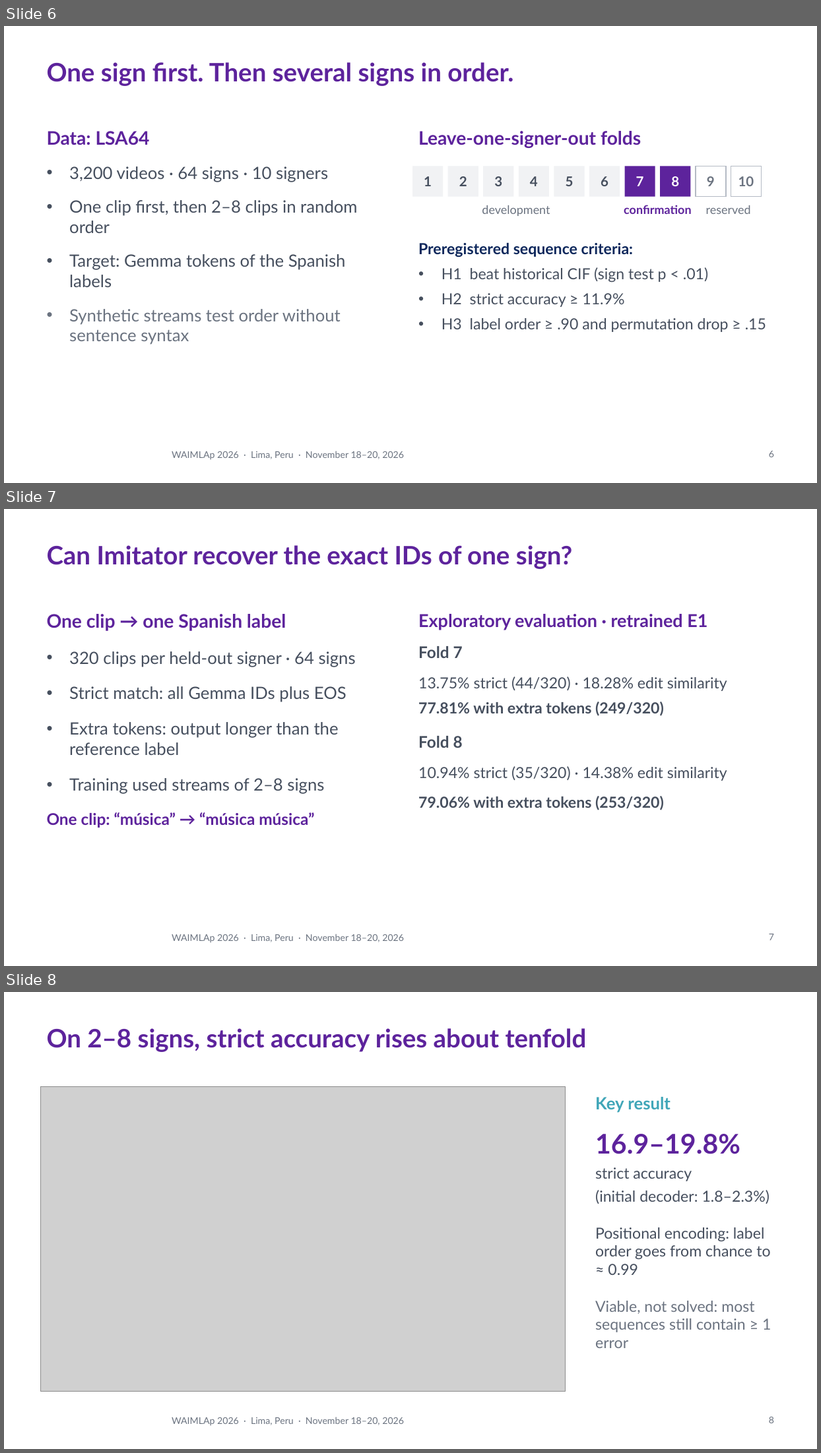
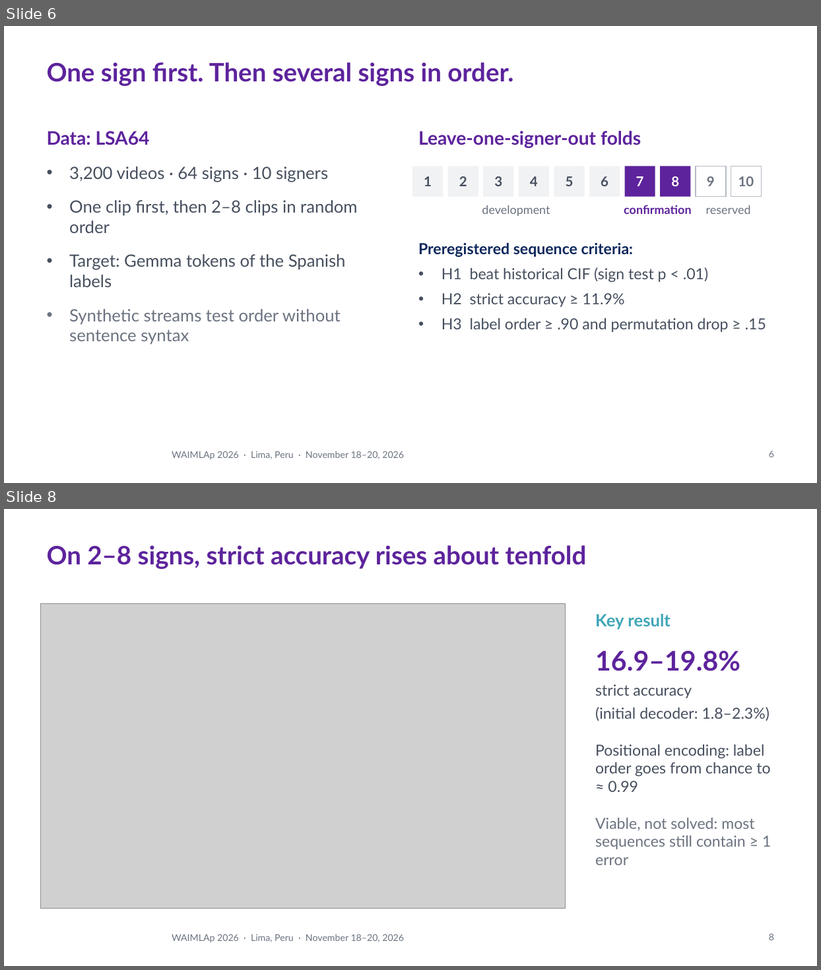
Before and after one commit to Percep3/Imitator, a slide deck: presentation/waimlap2026/imitator_waimlap2026.pptx. Shown one above the other, each under a label of ours: slides 6, 7 and 8 before the commit, slides 6 and 8 after it; the slides between them are not shown. The pictures are 821x1453 and 821x970 pixels, drawn with LibreOffice and Linux fonts; fonts in the diff are those of the drawing; grey boxes stand for pictures; background and template pictures are left out. Boxes give left, top, right and bottom in pixels: in the first picture for what was removed or moved away, otherwise in the second. Text is boxed around its words. In the diff, an @@ line names an element or a change of style, - is before the commit and + after.

Commit message:
Animate single titles and compare isolated-sign prefixes

```diff
--- a/presentation/waimlap2026/imitator_waimlap2026.pptx
+++ b/presentation/waimlap2026/imitator_waimlap2026.pptx
@@ slide 7 removed at box(4, 509, 817, 966), background #FFFFFF; not listed: 1 template element that a slide beside it also shows @@
@@ title removed at box(47, 545, 572, 569) @@
-Can Imitator recover the exact IDs of one sign?
@@ text removed at box(47, 614, 356, 828) @@
-One clip → one Spanish label
-• 320 clips per held-out signer · 64 signs
-• Strict match: all Gemma IDs plus EOS
-• Extra tokens: output longer than the reference label
-• Training used streams of 2–8 signs
-One clip: “música” → “música música”
@@ text removed at box(418, 614, 727, 811) @@
-Exploratory evaluation · retrained E1
-Fold 7
-13.75% strict (44/320) · 18.28% edit similarity
-77.81% with extra tokens (249/320)
-Fold 8
-10.94% strict (35/320) · 14.38% edit similarity
-79.06% with extra tokens (253/320)
@@ page number removed at box(769, 934, 774, 941) @@
-7
```
Also in this commit, not shown: 3 slides changed, 1 slide added, 4 other files.
